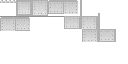
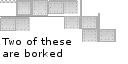
The second w=128, h=64 image is a revision of the first. Changes to its layers:
added layer "Two of these are borked" above "textureLayer" over [2,37,71,57]
painted on "textureLayer" over [1,16,97,31]
